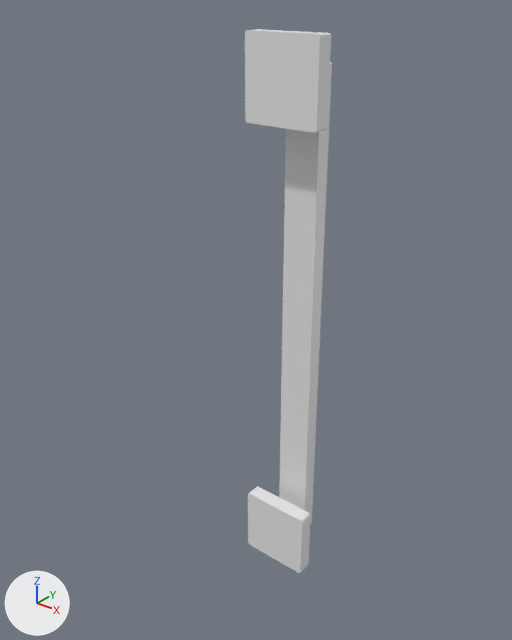
Renders of the glTF model Data/Models/Doors/Handles/GLB/handle_08.glb from each side of a commit.
The view is the same before and after, from a camera (50 mm lens) standing at (0.328, -0.463, 0.286) and looking at (-0.01, -0.04, 0.024). Arrows for +X, +Y and +Z are at lower left; the lights stay in place. The older version comes first. Vertices at exactly the same position are counted once.

Objects in the first picture: 'handle'.
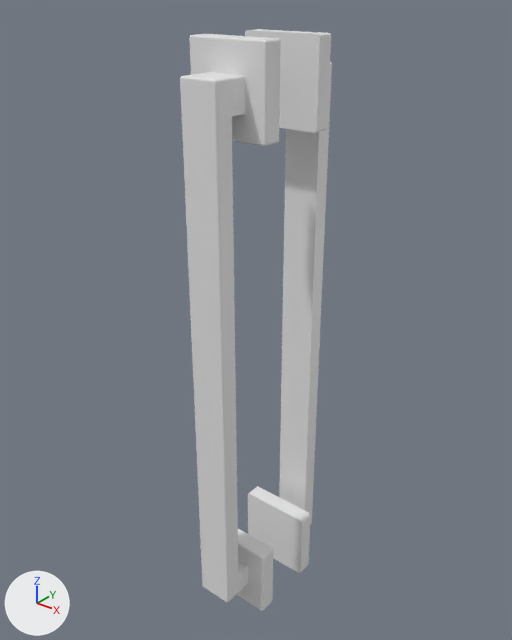
The newer file is also turned or shifted as a whole; pictures and numbers use the older file's frame.

The change, as a diff of the scene's bpy script:
```diff
--- a/Data/Models/Doors/Handles/GLB/handle_08.glb.py
+++ b/Data/Models/Doors/Handles/GLB/handle_08.glb.py
@@ me_cube_006 @@
 # used by ob_handle; location = (0.0, 0.0, 0.0)
-me_cube_006.from_pydata(...)  # 310 vertices, 608 faces; spans x -0.034..0.033, y -0.024..0.021, z -0.25..0.25
+me_cube_006.from_pydata(...)  # 620 vertices, 1216 faces; spans x -0.034..0.033, y -0.114..0.021, z -0.25..0.25
+# me_cube_006 part 1: the loose piece of 80 vertices spanning x -0.034..0.033, y -0.024..-0.008, z -0.25..-0.183 is copied, and the copy is mirrored in y about its middle, then moved by (0.0, -0.061, 0.0); it spans x -0.034..0.033, y -0.084..-0.069, z -0.25..-0.183
+# me_cube_006 part 2: the loose piece of 80 vertices spanning x -0.034..0.033, y -0.024..-0.008, z 0.182..0.25 is copied, and the copy is mirrored in y about its middle, then moved by (0.0, -0.061, 0.0); it spans x -0.034..0.033, y -0.084..-0.069, z 0.182..0.25
+# me_cube_006 part 3: the loose piece of 150 vertices spanning x -0.016..0.016, y -0.009..0.021, z -0.226..0.227 is copied, and the copy is mirrored in y about its middle, then moved by (0.0, -0.104, 0.0); it spans x -0.016..0.016, y -0.114..-0.084, z -0.226..0.227
 me_cube_006.materials.append(mat_material)
```

Boxes (x1, y1, x2, y2) around the edits, measured in the pictures (512 x 640 px):
'handle', reshaped (74% wider, 7% taller): before (245, 29, 332, 573); after (180, 29, 332, 611)
part 1 of me_cube_006, added: after (237, 529, 273, 611)
part 2 of me_cube_006, added: after (189, 34, 281, 146)
part 3 of me_cube_006, added: after (180, 72, 248, 602)
